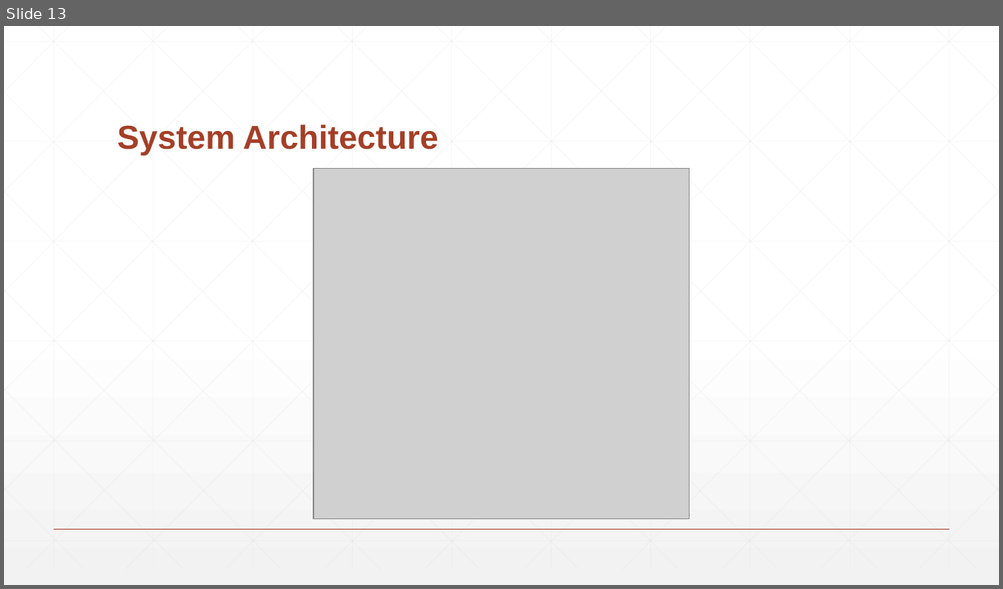
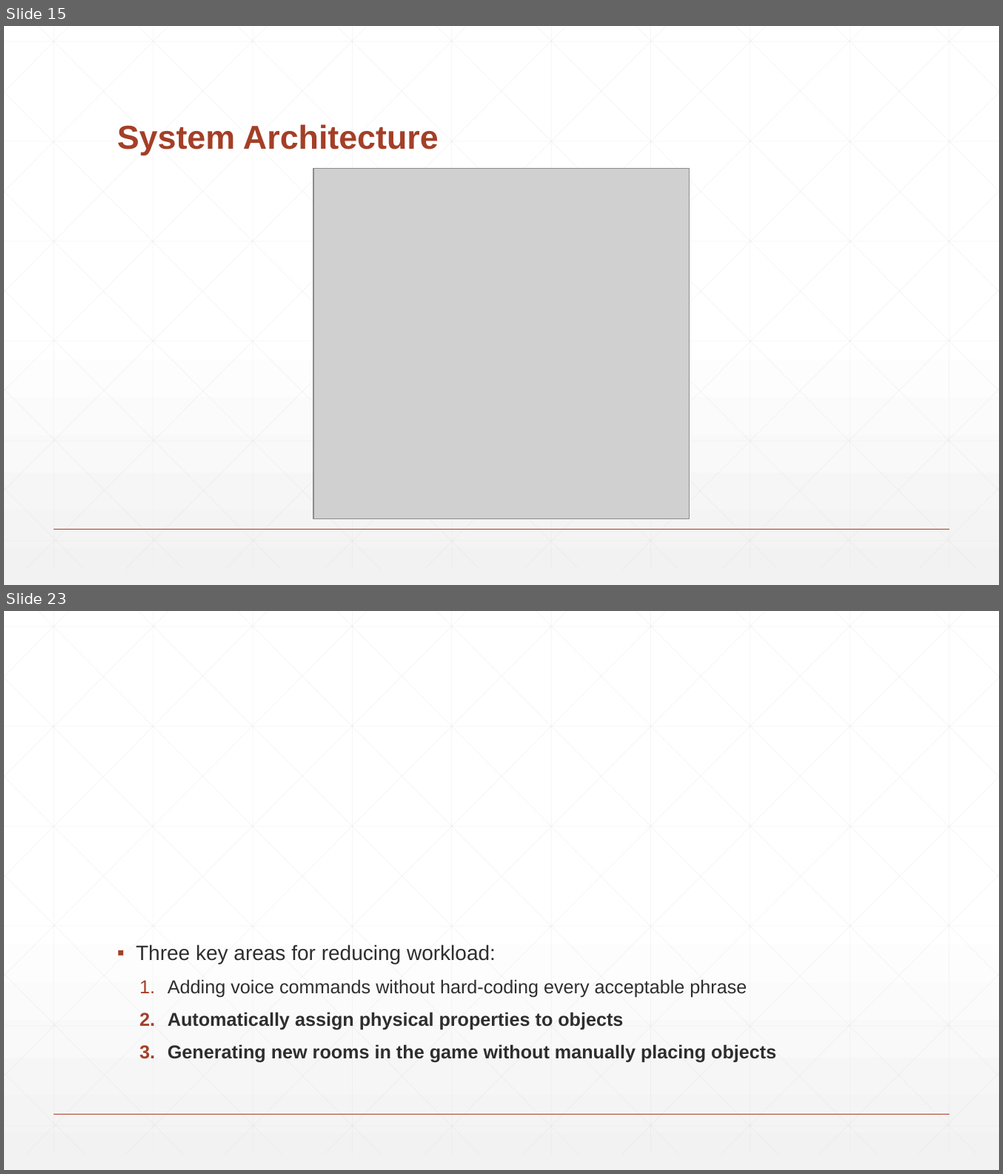
Before and after one commit to BaronKhan/VoiceRecognitionRPG, a slide deck: presentation/presentation.pptx. Shown one above the other, each under a label of ours: slide 13 before the commit, slides 15 and 23 after it; the slides between them are not shown. The pictures are 1003x589 and 1003x1174 pixels, drawn with LibreOffice and Linux fonts; fonts in the diff are those of the drawing; grey boxes stand for pictures. Boxes give left, top, right and bottom in pixels: in the first picture for what was removed or moved away, otherwise in the second. Text is boxed around its words. In the diff, an @@ line names an element or a change of style, - is before the commit and + after.

```diff
--- a/presentation/presentation.pptx
+++ b/presentation/presentation.pptx
@@ slide 23 added at box(4, 611, 999, 1170), background gradient #FFFFFF to #F2F2F2; not listed: 47 template elements that a slide beside it also shows @@
@@ text added at box(136, 945, 776, 1063), 18 pt, text #2D2E2D, bold @@
+▪ Three key areas for reducing workload:
+  1. Adding voice commands without hard-coding every acceptable phrase
+  2. Automatically assign physical properties to objects
+  3. Generating new rooms in the game without manually placing objects
@@ what was slide 13 is now slide 15 @@
```
Also in this commit, not shown: 3 slides changed, 11 other slides added, 3 other files.
